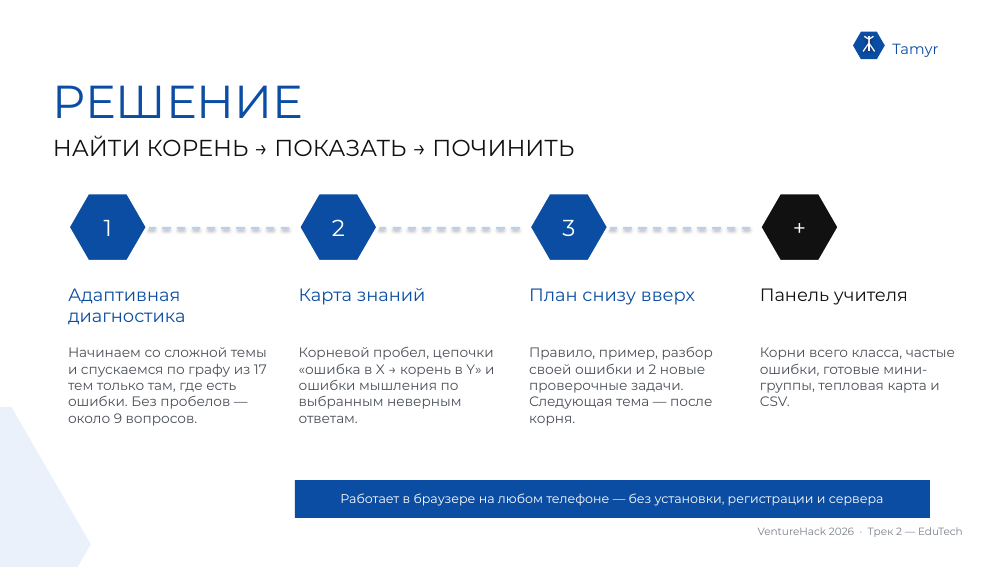
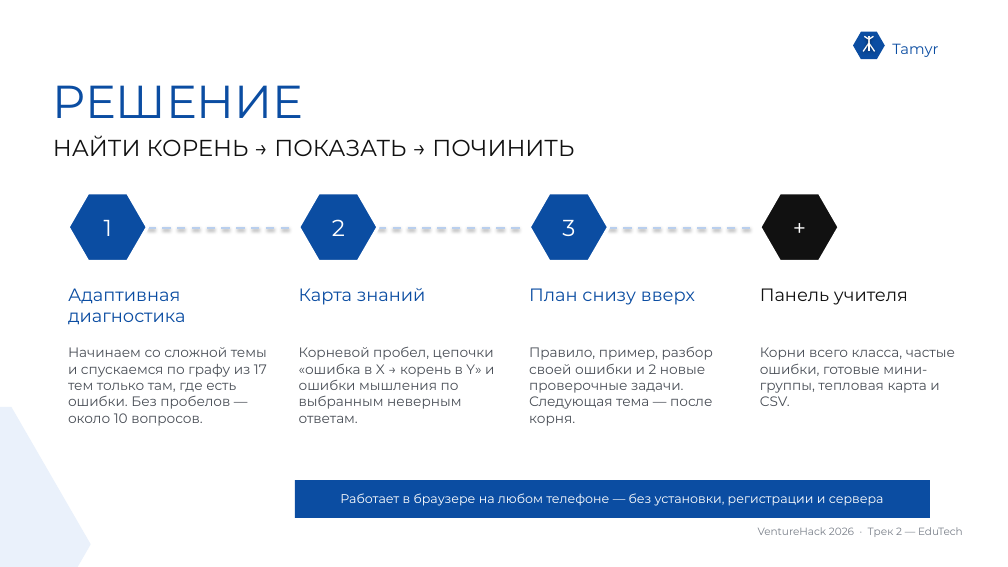
Before and after one commit to sas1k00/hackathonchik, a slide deck: slide 4 of docs/Tamyr_VentureHack2026.pptx. Drawn at 1008x567 pixels with LibreOffice and Linux fonts; fonts in the diff are those of the drawing. Boxes give left, top, right and bottom in pixels: in the first picture for what was removed or moved away, otherwise in the second. Text is boxed around its words. In the diff, an @@ line names an element or a change of style, - is before the commit and + after.

```diff
--- a/docs/Tamyr_VentureHack2026.pptx
+++ b/docs/Tamyr_VentureHack2026.pptx
@@ text at [68,347,267,426]: text changed @@
-Начинаем со сложной темы и спускаемся по графу из 17 тем только там, где есть ошибки. Без пробелов — около 9 вопросов.
+Начинаем со сложной темы и спускаемся по графу из 17 тем только там, где есть ошибки. Без пробелов — около 10 вопросов.
```
Also in this commit, not shown: 4 other slides changed, 14 other files.
